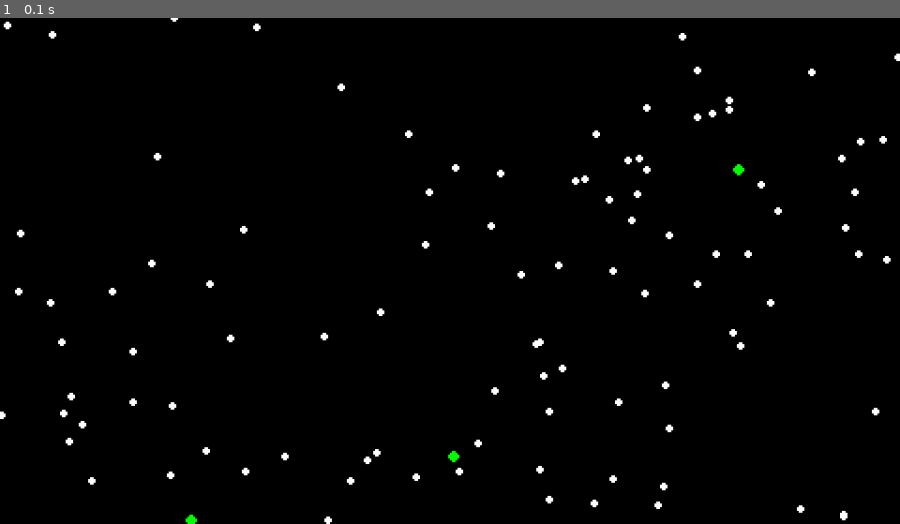
Above: before the commit, frame 1.
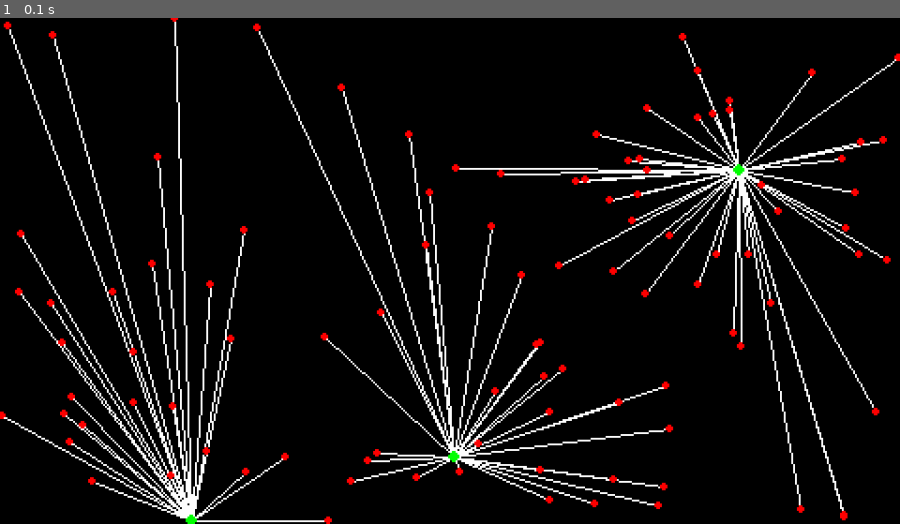
Above: after the commit, the same moment.

Repository: Daemon19/pygame-k-means-visualization
Game: pygame game, started from main.py
Same seed, same stepped clock (60 frames per second), same inputs: the game is played once before the commit and once after it.
Inputs:
- Up to frame 1 (0.1 s): no input

The runs differ from the first frame. In frame 1, 9.2% of the frame differs, in the area x 0-100%, y 0-100%.

Commit message:
Draw lines from data to the closest centroids

Diff:
--- a/main.py
+++ b/main.py
@@ -16,6 +16,10 @@
     data = [pos * [SCREEN_W, SCREEN_H] for pos in np.random.rand(100, 2)]
     centroids = [pos * [SCREEN_W, SCREEN_H] for pos in np.random.rand(3, 2)]
 
+    centroids_data = [[] for _ in centroids]
+    for d in data:
+        centroids_data[closest_to(d, centroids)].append(d)
+
     while running:
         for event in pg.event.get():
             if event.type == pg.QUIT:
@@ -23,8 +27,12 @@
 
         screen.fill("black")
 
+        for cd, c in zip(centroids_data, centroids):
+            for p in cd:
+                pg.draw.line(screen, "white", p, c)
+
         for x, y in data:
-            pg.draw.circle(screen, "white", (x, y), 2)
+            pg.draw.circle(screen, "red", (x, y), 2)
 
         for x, y in centroids:
             pg.draw.circle(screen, "green", (x, y), 3)
@@ -36,5 +44,9 @@
         clock.tick(60)
 
 
+def closest_to(point, centroids):
+    return min(enumerate(map(lambda c: pg.Vector2(c[0], c[1]).distance_squared_to(point), centroids)), key=lambda l: l[1])[0]
+
+
 if __name__ == "__main__":
     main()
